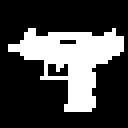
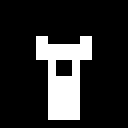
Layered file, before and after one edit (128px x 128px). Changes by layer:
added layer "LighterOff" above "Lighter" over [20, 28, 92, 120]
hid "UZI" over [8, 28, 124, 120]
